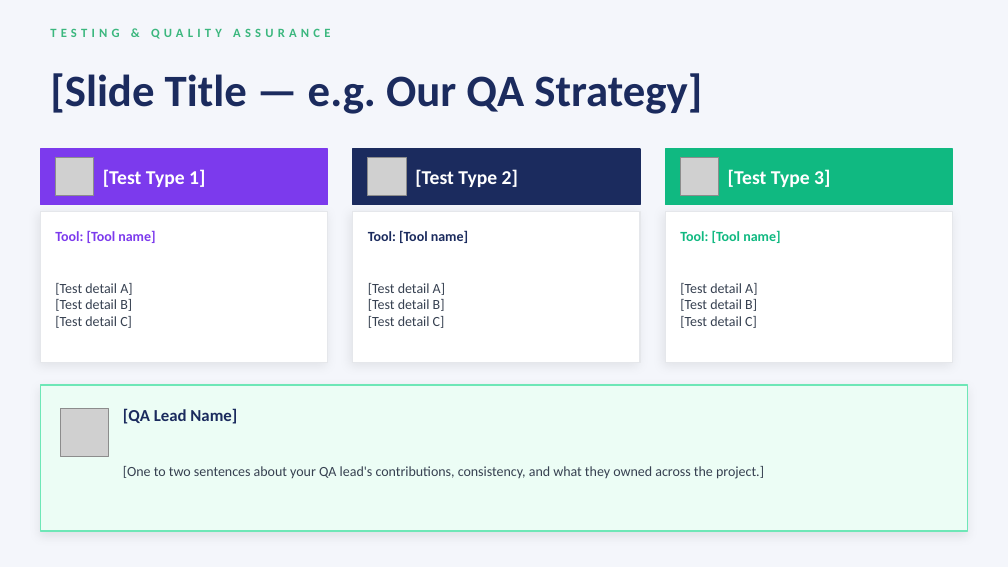
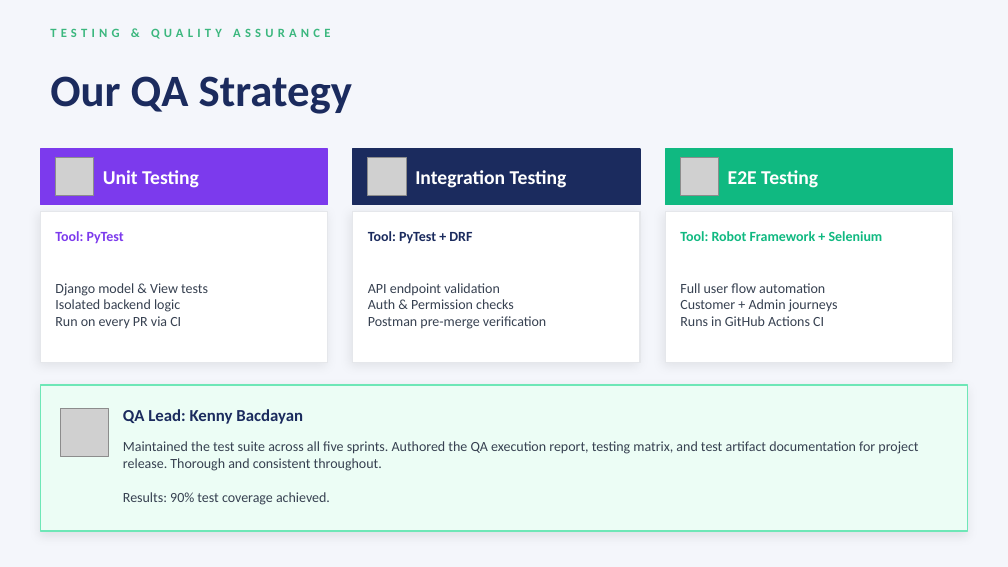
Before and after one commit to RachelMizer/ProjectOrderly, a slide deck: slide 8 of docs/Deliverables/Orderly_Slides.pptx. Drawn at 1008x567 pixels with LibreOffice and Linux fonts; fonts in the diff are those of the drawing; grey boxes stand for pictures. Boxes give left, top, right and bottom in pixels: in the first picture for what was removed or moved away, otherwise in the second. Text is boxed around its words. In the diff, an @@ line names an element or a change of style, - is before the commit and + after.

```diff
--- a/docs/Deliverables/Orderly_Slides.pptx
+++ b/docs/Deliverables/Orderly_Slides.pptx
@@ text at [50, 76, 352, 114]: text changed @@
-[Slide Title — e.g. Our QA Strategy]
+Our QA Strategy
@@ text at [103, 170, 199, 188]: text changed @@
-[Test Type 1]
+Unit Testing
@@ text at [415, 170, 567, 188]: text changed @@
-[Test Type 2]
+Integration Testing
@@ text at [728, 170, 818, 188]: text changed @@
-[Test Type 3]
+E2E Testing
@@ text at [55, 231, 124, 243]: text changed @@
-Tool: [Tool name]
+Tool: PyTest
@@ text at [368, 231, 472, 244]: text changed @@
-Tool: [Tool name]
+Tool: PyTest + DRF
@@ text at [680, 231, 883, 241]: text changed @@
-Tool: [Tool name]
+Tool: Robot Framework + Selenium
@@ text at [55, 283, 208, 329]: text changed @@
-[Test detail A]
-[Test detail B]
-[Test detail C]
+Django model & View tests
+Isolated backend logic
+Run on every PR via CI
@@ text at [368, 283, 546, 329]: text changed @@
-[Test detail A]
-[Test detail B]
-[Test detail C]
+API endpoint validation
+Auth & Permission checks
+Postman pre-merge verification
@@ text at [680, 283, 838, 326]: text changed @@
-[Test detail A]
-[Test detail B]
-[Test detail C]
+Full user flow automation
+Customer + Admin journeys
+Runs in GitHub Actions CI
@@ text at [123, 409, 303, 424]: text changed @@
-[QA Lead Name]
+QA Lead: Kenny Bacdayan
@@ text at [123, 441, 918, 505]: text changed @@
-[One to two sentences about your QA lead's contributions, consistency, and what they owned across the project.]
+Maintained the test suite across all five sprints. Authored the QA execution report, testing matrix, and test artifact documentation for project release. Thorough and consistent throughout.
+Results: 90% test coverage achieved.
```
Also in this commit, not shown: 6 other slides changed, 6 slides added, 6 slides removed.
